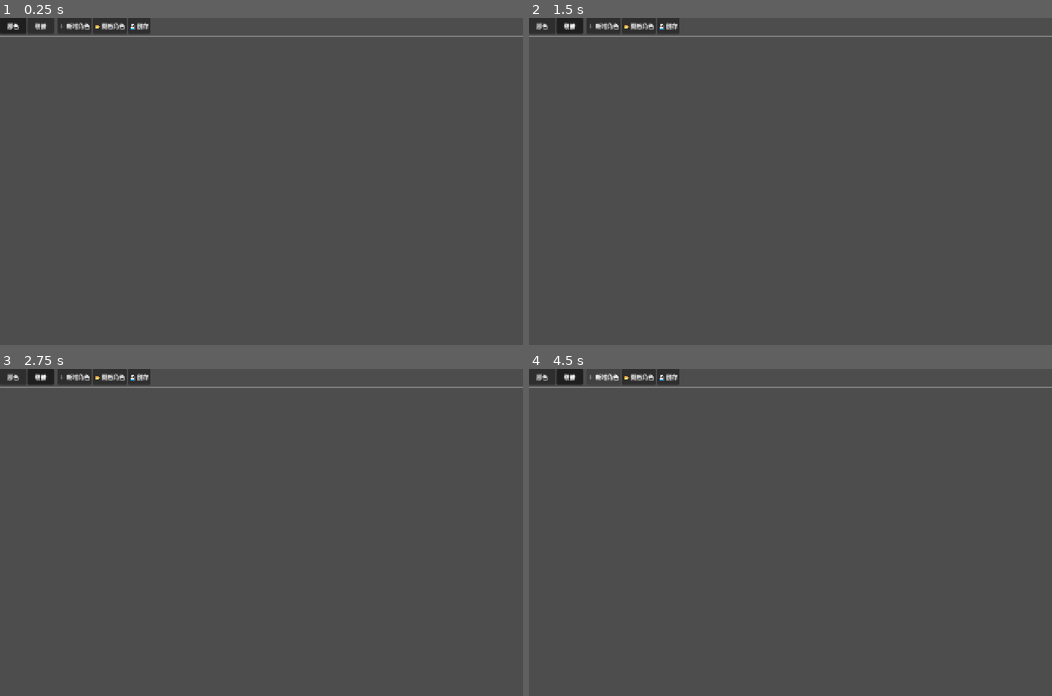
Above: before the commit, frames 1-4 (two rows, left to right).
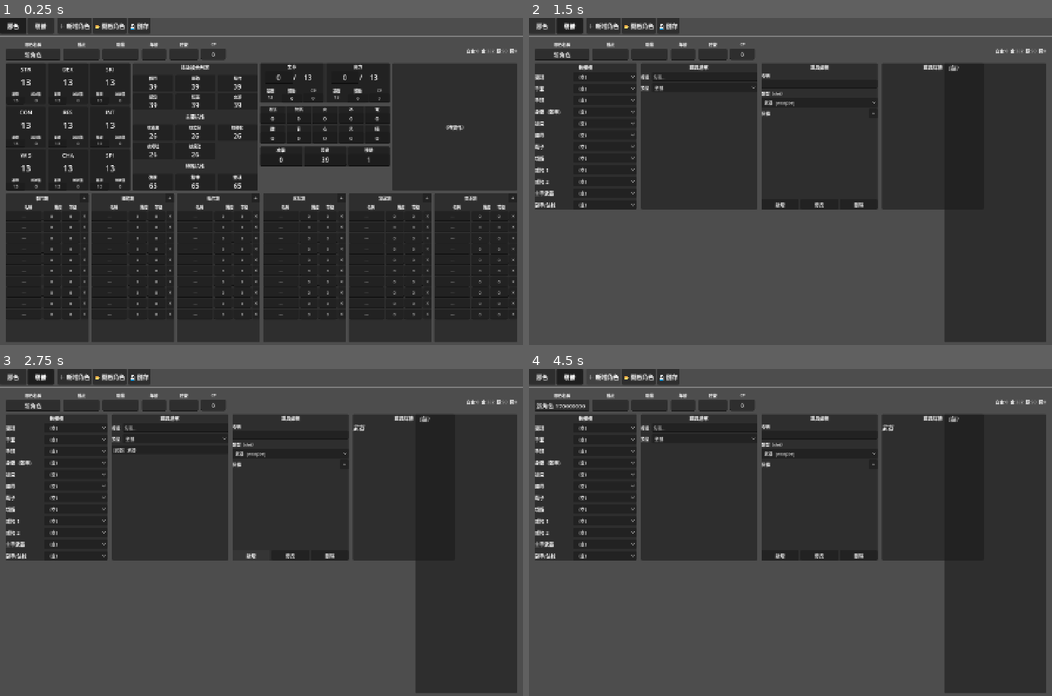
Above: after the commit, the same moments.

Repository: imo-ininder/trpg-sheet
Game: Godot game, scene res://scenes/MainScene.tscn
Same seed, same stepped clock (60 frames per second), same inputs: the game is played once before the commit and once after it.
Inputs (mouse positions are in pixels of both pictures, inside the frame that each line leads up to):
- Up to frame 1 (0.25 s): no input
- Up to frame 2 (1.5 s): click "腳色" at 0.5 s; click "裝備" at 1.25 s
- Up to frame 3 (2.75 s): click (251, 555) at 2 s, where only the run after the commit has a clickable "新增"
- Up to frame 4 (4.5 s): click (821, 555) at 2.75 s, where only the run after the commit has a clickable "修改"; click (858, 555) at 3.5 s, where only the run after the commit has a clickable "刪除"; click "＋ 新增角色" at 4.25 s

The runs differ from the first frame. In frame 1, 78% of the frame differs, in the area x 1-99%, y 7-99%; in frame 2, 51%; in frame 3, 51%; in frame 4, 51%.
Error before the commit: Parse Error: Function "_build_special_abilities_section()" not found in base self. (res://scripts/CharacterSheet.gd:87)

Commit message:
make item tab beautiful

Diff:
--- a/scripts/CharacterSheet.gd
+++ b/scripts/CharacterSheet.gd
@@ -58,7 +58,7 @@
 	_build_pages(root)
 
 var _page_char: VBoxContainer
-var _page_equip: VBoxContainer
+var _page_equip: HBoxContainer
 var _equip_tab_panel: EquipTabPanel
 var _special_abilities_label: RichTextLabel
 
@@ -69,8 +69,8 @@
 	_page_char.size_flags_vertical   = Control.SIZE_EXPAND_FILL
 	parent.add_child(_page_char)
 
-	_page_equip = VBoxContainer.new()
-	_page_equip.add_theme_constant_override("separation", 8)
+	_page_equip = HBoxContainer.new()
+	_page_equip.add_theme_constant_override("separation", 12)
 	_page_equip.size_flags_horizontal = Control.SIZE_EXPAND_FILL
 	_page_equip.size_flags_vertical   = Control.SIZE_EXPAND_FILL
 	_page_equip.visible = false
@@ -80,6 +80,7 @@
 	_build_skill_row(_page_char)
 
 	_equip_tab_panel = EquipTabPanel.new()
+	_equip_tab_panel.size_flags_horizontal = Control.SIZE_EXPAND_FILL
 	_equip_tab_panel.size_flags_vertical = Control.SIZE_EXPAND_FILL
 	_page_equip.add_child(_equip_tab_panel)
 	_equip_tab_panel.equip_changed.connect(_recompute)
@@ -862,6 +863,28 @@
 		# 初始化階段，先設定為需要的高度
 		scroll.custom_minimum_size.y = needed_height
 
+# ── 特殊能力區塊（右側垂直）─────────────────────
+func _build_special_abilities_section(parent: HBoxContainer) -> void:
+	var panel = _make_panel()
+	panel.custom_minimum_size.x = 280
+	panel.size_flags_vertical = Control.SIZE_EXPAND_FILL
+	parent.add_child(panel)
+
+	var vb = _panel_vbox(panel, "特殊能力")
+
+	var scroll = ScrollContainer.new()
+	scroll.size_flags_horizontal = Control.SIZE_EXPAND_FILL
+	scroll.size_flags_vertical = Control.SIZE_EXPAND_FILL
+	scroll.horizontal_scroll_mode = ScrollContainer.SCROLL_MODE_DISABLED
+	vb.add_child(scroll)
+
+	_special_abilities_label = RichTextLabel.new()
+	_special_abilities_label.bbcode_enabled = true
+	_special_abilities_label.fit_content = true
+	_special_abilities_label.size_flags_horizontal = Control.SIZE_EXPAND_FILL
+	_special_abilities_label.add_theme_font_size_override("normal_font_size", 12)
+	scroll.add_child(_special_abilities_label)
+
 # ── Stat Engine 整合 ──────────────────────────────
 ## 單一計算入口：flush → StatEngine.compute → _apply_stats
 func _recompute() -> void:
@@ -869,6 +892,7 @@
 	flush_to_data()
 	var stats := StatEngine.compute(_data)
 	_apply_stats(stats)
+	_update_special_abilities()
 
 ## 將 StatEngine 輸出寫入所有唯讀顯示元件
 func _apply_stats(stats: Dictionary) -> void:
@@ -897,6 +921,47 @@
 	if _soul_labels.has("精神"): _soul_labels["精神"].text = str(stats.get("spirit",    0))
 	if _soul_labels.has("靈魂"): _soul_labels["靈魂"].text = str(stats.get("soul",      0))
 
+## 更新特殊能力顯示（只顯示 affixes 描述，垂直列表）
+func _update_special_abilities() -> void:
+	if _data == null or _special_abilities_label == null:
+		return
+
+	var descriptions: Array = []
+
+	# 遍歷所有裝備槽
+	for slot in _data.equipment:
+		var item_id: String = _data.equipment[slot]
+		if item_id == "":
+			continue
+
+		# 找到對應道具
+		var item: Dictionary = {}
+		for it in _data.item_library:
+			if it.get("id", "") == item_id:
+				item = it
+				break
+
+		if item.is_empty():
+			continue
+
+		# 檢查每個 mod 是否為 special
+		for mod in item.get("mods", []):
+			var affix_id: String = mod.get("affix_id", "")
+			var cost: int = mod.get("cost", 0)
+
+			var affix := AffixLibrary.get_affix(affix_id)
+			if affix == null:
+				continue
+
+			if affix.is_special(cost):
+				var description := affix.get_description(cost)
+				descriptions.append(description)
+
+	# 組裝顯示文字（只顯示 description，垂直列表）
+	if descriptions.is_empty():
+		_special_abilities_label.text = "[color=gray][i]（無）[/i][/color]"
+	else:
+		_special_abilities_label.text = "\n\n".join(descriptions)
 
 # ── 資料載入 / 回寫 ───────────────────────────────
 func load_data(data: CharacterData) -> void:
--- a/scripts/ui/EquipTabPanel.gd
+++ b/scripts/ui/EquipTabPanel.gd
@@ -35,7 +35,7 @@
 # ── 建立 UI ───────────────────────────────────────
 func _build_ui() -> void:
 	var hbox = HBoxContainer.new()
-	hbox.add_theme_constant_override("separation", 8)
+	hbox.add_theme_constant_override("separation", 12)
 	hbox.size_flags_horizontal = Control.SIZE_EXPAND_FILL
 	hbox.size_flags_vertical   = Control.SIZE_EXPAND_FILL
 	add_child(hbox)
@@ -47,7 +47,7 @@
 # ── 左側：裝備槽 ──────────────────────────────────
 func _build_slots_panel(parent: HBoxContainer) -> void:
 	var panel = _make_panel()
-	panel.custom_minimum_size.x = 240
+	panel.custom_minimum_size.x = 280
 	panel.size_flags_vertical = Control.SIZE_EXPAND_FILL
 	parent.add_child(panel)
 	var vb = _panel_vbox(panel)
@@ -55,35 +55,31 @@
 	var title = _make_title("裝備槽")
 	vb.add_child(title)
 
-	var scroll = ScrollContainer.new()
-	scroll.size_flags_horizontal = Control.SIZE_EXPAND_FILL
-	scroll.size_flags_vertical   = Control.SIZE_EXPAND_FILL
-	scroll.horizontal_scroll_mode = ScrollContainer.SCROLL_MODE_DISABLED
-	vb.add_child(scroll)
-
+	# 直接放 VBoxContainer，不用 ScrollContainer
 	var slots_vb = VBoxContainer.new()
-	slots_vb.add_theme_constant_override("separation", 4)
+	slots_vb.add_theme_constant_override("separation", 6)
 	slots_vb.size_flags_horizontal = Control.SIZE_EXPAND_FILL
-	scroll.add_child(slots_vb)
+	slots_vb.size_flags_vertical = Control.SIZE_EXPAND_FILL
+	vb.add_child(slots_vb)
 
 	for equip_slot in CharacterData.EQUIP_SLOTS:
 		_build_slot_row(slots_vb, equip_slot)
 
 func _build_slot_row(parent: VBoxContainer, equip_slot: String) -> void:
 	var row = HBoxContainer.new()
-	row.add_theme_constant_override("separation", 4)
+	row.add_theme_constant_override("separation", 6)
 	row.size_flags_horizontal = Control.SIZE_EXPAND_FILL
 	parent.add_child(row)
 
 	var lbl = Label.new()
 	lbl.text = equip_slot
-	lbl.custom_minimum_size.x = 90
-	lbl.add_theme_font_size_override("font_size", 11)
+	lbl.custom_minimum_size.x = 100
+	lbl.add_theme_font_size_override("font_size", 13)
 	row.add_child(lbl)
 
 	var opt = OptionButton.new()
 	opt.size_flags_horizontal = Control.SIZE_EXPAND_FILL
-	opt.add_theme_font_size_override("font_size", 11)
+	opt.add_theme_font_size_override("font_size", 12)
 	opt.add_item("（空）")
 	_equip_slot_opts[equip_slot] = opt
 	opt.item_selected.connect(func(idx: int):
@@ -96,6 +92,7 @@
 # ── 中間：道具清單 ────────────────────────────────
 func _build_list_panel(parent: HBoxContainer) -> void:
 	var panel = _make_panel()
+	panel.custom_minimum_size.x = 320
 	panel.size_flags_horizontal = Control.SIZE_EXPAND_FILL
 	panel.size_flags_vertical   = Control.SIZE_EXPAND_FILL
 	parent.add_child(panel)
@@ -108,12 +105,12 @@
 	search_hb.size_flags_horizontal = Control.SIZE_EXPAND_FILL
 	vb.add_child(search_hb)
 	var slbl = Label.new(); slbl.text = "搜尋"
-	slbl.add_theme_font_size_override("font_size", 11)
+	slbl.add_theme_font_size_override("font_size", 12)
 	search_hb.add_child(slbl)
 	_item_search_edit = LineEdit.new()
 	_item_search_edit.placeholder_text = "名稱..."
 	_item_search_edit.size_flags_horizontal = Control.SIZE_EXPAND_FILL
-	_item_search_edit.add_theme_font_size_override("font_size", 11)
+	_item_search_edit.add_theme_font_size_override("font_size", 12)
 	_item_search_edit.text_changed.connect(func(_t): _refresh_item_list())
 	search_hb.add_child(_item_search_edit)
 
@@ -122,11 +119,11 @@
 	filter_hb.size_flags_horizontal = Control.SIZE_EXPAND_FILL
 	vb.add_child(filter_hb)
 	var flbl = Label.new(); flbl.text = "類型"
-	flbl.add_theme_font_size_override("font_size", 11)
+	flbl.add_theme_font_size_override("font_size", 12)
 	filter_hb.add_child(flbl)
 	_item_filter_slot_opt = OptionButton.new()
 	_item_filter_slot_opt.size_flags_horizontal = Control.SIZE_EXPAND_FILL
-	_item_filter_slot_opt.add_theme_font_size_override("font_size", 11)
+	_item_filter_slot_opt.add_theme_font_size_override("font_size", 12)
 	_item_filter_slot_opt.add_item("全部")
 	for key in ItemSlots.all_keys():
 		_item_filter_slot_opt.add_item(ItemSlots.label(key))
@@ -143,17 +140,10 @@
 	_item_list_vb.size_flags_horizontal = Control.SIZE_EXPAND_FILL
 	scroll.add_child(_item_list_vb)
 
-	var new_btn = Button.new()
-	new_btn.text = "+ 新增道具"
-	new_btn.size_flags_horizontal = Control.SIZE_EXPAND_FILL
-	new_btn.add_theme_font_size_override("font_size", 12)
-	new_btn.pressed.connect(_new_item)
-	vb.add_child(new_btn)
-
 # ── 右側：道具編輯 ────────────────────────────────
 func _build_editor_panel(parent: HBoxContainer) -> void:
 	var panel = _make_panel()
-	panel.custom_minimum_size.x = 280
+	panel.custom_minimum_size.x = 320
 	panel.size_flags_vertical = Control.SIZE_EXPAND_FILL
 	parent.add_child(panel)
 	var vb = _panel_vbox(panel)
@@ -169,10 +159,11 @@
 	vb.add_child(_small_label("類型（slot）"))
 	_item_slot_opt = OptionButton.new()
 	_item_slot_opt.size_flags_horizontal = Control.SIZE_EXPAND_FILL
-	_item_slot_opt.add_theme_font_size_override("font_size", 11)
-	_item_slot_opt.add_item("（未指定）")
+	_item_slot_opt.add_theme_font_size_override("font_size", 12)
 	for key in ItemSlots.all_keys():
 		_item_slot_opt.add_item(ItemSlots.label(key) + "  [%s]" % key)
+	# 預設選擇第一個（武器）
+	_item_slot_opt.selected = 0
 	# slot 改變時：清空已有 mod 欄位（affix 可選清單會跟著變）
 	_item_slot_opt.item_selected.connect(func(_i): _clear_mod_rows())
 	vb.add_child(_item_slot_opt)
@@ -192,36 +183,53 @@
 	add_mod_btn.pressed.connect(func(): _add_mod_row(null))
 	mods_header.add_child(add_mod_btn)
 
+	var scroll = ScrollContainer.new()
+	scroll.size_flags_horizontal = Control.SIZE_EXPAND_FILL
+	scroll.size_flags_vertical = Control.SIZE_EXPAND_FILL
+	scroll.horizontal_scroll_mode = ScrollContainer.SCROLL_MODE_DISABLED
+	vb.add_child(scroll)
+
 	_item_mods_vb = VBoxContainer.new()
-	_item_mods_vb.add_theme_constant_override("separation", 3)
+	_item_mods_vb.add_theme_constant_override("separation", 4)
 	_item_mods_vb.size_flags_horizontal = Control.SIZE_EXPAND_FILL
-	vb.add_child(_item_mods_vb)
-
-	var spacer = Control.new()
-	spacer.size_flags_vertical = Control.SIZE_EXPAND_FILL
-	vb.add_child(spacer)
+	scroll.add_child(_item_mods_vb)
+
+	# 按鈕列：並排
+	var btn_row = HBoxContainer.new()
+	btn_row.add_theme_constant_override("separation", 6)
+	btn_row.size_flags_horizontal = Control.SIZE_EXPAND_FILL
+	vb.add_child(btn_row)
+
+	var new_btn = Button.new()
+	new_btn.text = "新增"
+	new_btn.size_flags_horizontal = Control.SIZE_EXPAND_FILL
+	new_btn.add_theme_font_size_override("font_size", 13)
+	new_btn.pressed.connect(_create_new_item)
+	btn_row.add_child(new_btn)
 
 	var save_btn = Button.new()
-	save_btn.text = "儲存"
+	save_btn.text = "修改"
 	save_btn.size_flags_horizontal = Control.SIZE_EXPAND_FILL
+	save_btn.add_theme_font_size_override("font_size", 13)
 	save_btn.pressed.connect(_save_item)
-	vb.add_child(save_btn)
+	btn_row.add_child(save_btn)
 
 	var del_btn = Button.new()
-	del_btn.text = "刪除道具"
+	del_btn.text = "刪除"
 	del_btn.size_flags_horizontal = Control.SIZE_EXPAND_FILL
+	del_btn.add_theme_font_size_override("font_size", 13)
 	del_btn.pressed.connect(_delete_item)
-	vb.add_child(del_btn)
-
-# ── 右側：道具檢視 ────────────────────────────────
+	btn_row.add_child(del_btn)
+
+# ── 最右側：道具檢視（垂直顯示所有 stat）────────────
 func _build_viewer_panel(parent: HBoxContainer) -> void:
 	var panel = _make_panel()
-	panel.custom_minimum_size.x = 240
+	panel.custom_minimum_size.x = 280
 	panel.size_flags_vertical = Control.SIZE_EXPAND_FILL
 	parent.add_child(panel)
 	var vb = _panel_vbox(panel)
 
-	vb.add_child(_make_title("道具檢視"))
+	vb.add_child(_make_title("道具詳情"))
 
 	var scroll = ScrollContainer.new()
 	scroll.size_flags_horizontal = Control.SIZE_EXPAND_FILL
@@ -233,7 +241,7 @@
 	_item_viewer_label.bbcode_enabled = true
 	_item_viewer_label.fit_content = true
 	_item_viewer_label.size_flags_horizontal = Control.SIZE_EXPAND_FILL
-	_item_viewer_label.add_theme_font_size_override("normal_font_size", 11)
+	_item_viewer_label.add_theme_font_size_override("normal_font_size", 12)
 	scroll.add_child(_item_viewer_label)
 
 # ── Mod 列（affix OptionButton + tier OptionButton + ✕）──
@@ -247,12 +255,12 @@
 
 	var affix_opt = OptionButton.new()
 	affix_opt.size_flags_horizontal = Control.SIZE_EXPAND_FILL
-	affix_opt.add_theme_font_size_override("font_size", 11)
+	affix_opt.add_theme_font_size_override("font_size", 12)
 	row.add_child(affix_opt)
 
 	var tier_opt = OptionButton.new()
 	tier_opt.custom_minimum_size.x = 60
-	tier_opt.add_theme_font_size_override("font_size", 10)
+	tier_opt.add_theme_font_size_override("font_size", 11)
 	row.add_child(tier_opt)
 
 	var row_entry = { "affix_opt": affix_opt, "tier_opt": tier_opt, "row": row }
@@ -385,17 +393,17 @@
 			if tier_idx < 0 or tier_idx >= costs.size(): continue
 			var cost: int = costs[tier_idx]
 			var description: String = affix.get_description(cost)
-			lines.append("[b]+%d %s[/b]\n%s" % [cost, affix.affix_name, description])
-	_item_viewer_label.text = "\n".join(lines)
+			lines.append("%s" % description)
+	_item_viewer_label.text = "\n\n".join(lines)
 
 ## 從已儲存的 item dict 更新道具檢視（inventory 選取時使用）
 func _show_item_in_viewer(item: Dictionary) -> void:
 	if _item_viewer_label == null: return
-	var iname: String = item.get("name", "（未命名）")
+	var display_name: String = _item_display_name(item)
 	var slot_key: String = item.get("slot", "")
 	var slot_text := ItemSlots.label(slot_key) if slot_key != "" else "（未指定）"
 	var lines: Array = []
-	lines.append("[b]%s[/b]" % iname)
+	lines.append("[b]%s[/b]" % display_name)
 	lines.append("[i]%s[/i]" % slot_text)
 	var mods: Array = item.get("mods", [])
 	if not mods.is_empty():
@@ -409,11 +417,11 @@
 				lines.append(affix_id + "（未知）")
 				continue
 			var description: String = affix.get_description(cost)
-			lines.append("[b]+%d %s[/b]\n%s" % [cost, affix.affix_name, description])
-	_item_viewer_label.text = "\n".join(lines)
+			lines.append("%s" % description)
+	_item_viewer_label.text = "\n\n".join(lines)
 
 func _current_slot_key() -> String:
-	if _item_slot_opt == null or _item_slot_opt.selected <= 0: return ""
+	if _item_slot_opt == null or _item_slot_opt.selected < 0: return ""
 	var label_with_key = _item_slot_opt.get_item_text(_item_slot_opt.selected)
 	# 格式 "武器  [weapon]"，取括號內的 key
 	var re = RegEx.new()
@@ -430,24 +438,54 @@
 # ── 邏輯 ──────────────────────────────────────────
 func _refresh_equip_slots() -> void:
 	if _data == null: return
+
+	# 收集所有已裝備的 item_id（用於排除重複裝備）
+	var equipped_ids: Array = []
+	for slot in CharacterData.EQUIP_SLOTS:
+		var item_id: String = _data.equipment.get(slot, "")
+		if item_id != "":
+			equipped_ids.append(item_id)
+
 	for equip_slot in CharacterData.EQUIP_SLOTS:
 		if not _equip_slot_opts.has(equip_slot): continue
 		var opt: OptionButton = _equip_slot_opts[equip_slot]
 		opt.clear()
 		opt.add_item("（空）")
 		opt.set_item_metadata(0, "")
+
+		# 取得當前槽位已裝備的 item_id
+		var current_equipped_id: String = _data.equipment.get(equip_slot, "")
+
 		for item in _data.item_library:
+			var item_id: String = item.get("id", "")
+			var item_slot: String = item.get("slot", "")
+
+			# 檢查 1: 物品的 slot 必須與裝備槽位匹配
+			if not _slot_matches(item_slot, equip_slot):
+				continue
+
+			# 檢查 2: 物品不能已經裝在其他槽位（除非是當前槽位）
+			if item_id in equipped_ids and item_id != current_equipped_id:
+				continue
+
 			var idx := opt.item_count
-			opt.add_item(item.get("name", "（無名）"))
-			opt.set_item_metadata(idx, item.get("id", ""))
+			opt.add_item(_item_display_name(item))
+			opt.set_item_metadata(idx, item_id)
+
 		# 以 id 對齊目前裝備
-		var equipped_id: String = _data.equipment.get(equip_slot, "")
 		opt.selected = 0
-		if equipped_id != "":
+		if current_equipped_id != "":
 			for i in range(1, opt.item_count):
-				if str(opt.get_item_metadata(i)) == equipped_id:
+				if str(opt.get_item_metadata(i)) == current_equipped_id:
 					opt.selected = i
 					break
+
+## 檢查物品 slot 是否能裝在指定的裝備槽位
+func _slot_matches(item_slot: String, equip_slot: String) -> bool:
+	# 使用 ItemSlots 查詢：item_slot（如 "weapon"）對應的 equip_slots（如 ["主手武器"]）
+	# 是否包含 equip_slot（如 "主手武器"）
+	var valid_equip_slots: Array = ItemSlots.equip_slots(item_slot)
+	return equip_slot in valid_equip_slots
 
 func _refresh_item_list() -> void:
 	if _data == null or _item_list_vb == null: return
@@ -460,18 +498,18 @@
 
 	for i in _data.item_library.size():
 		var item: Dictionary = _data.item_library[i]
-		var iname: String = item.get("name", "")
-		if search != "" and not iname.to_lower().contains(search): continue
+		var display_name: String = _item_display_name(item)
+		if search != "" and not display_name.to_lower().contains(search): continue
 		if slot_filter_label != "":
 			var ikey: String = item.get("slot", "")
 			if ItemSlots.label(ikey) != slot_filter_label: continue
 
 		var btn = Button.new()
 		var slot_lbl := ItemSlots.label(item.get("slot","")) if item.get("slot","") != "" else "?"
-		btn.text = "[%s]  %s" % [slot_lbl, iname if iname != "" else "（未命名）"]
+		btn.text = "[%s]  %s" % [slot_lbl, display_name]
 		btn.size_flags_horizontal = Control.SIZE_EXPAND_FILL
 		btn.alignment = HORIZONTAL_ALIGNMENT_LEFT
-		btn.add_theme_font_size_override("font_size", 11)
+		btn.add_theme_font_size_override("font_size", 12)
 		btn.pressed.connect(func(): _select_item(i))
 		_item_list_vb.add_child(btn)
 
@@ -482,10 +520,10 @@
 
 	_item_name_edit.text = item.get("name", "")
 
-	# slot opt
+	# slot opt（沒有「未指定」了，從 0 開始搜尋）
 	var slot_key: String = item.get("slot", "")
 	_item_slot_opt.selected = 0
-	for i in range(1, _item_slot_opt.item_count):
+	for i in range(_item_slot_opt.item_count):
 		if ("  [%s]" % slot_key) in _item_slot_opt.get_item_text(i):
 			_item_slot_opt.selected = i
 			break
@@ -498,12 +536,22 @@
 func _generate_id() -> String:
 	return "item_%d_%d" % [Time.get_ticks_usec(), randi()]
 
-func _save_item() -> void:
+## 計算道具的顯示名稱：name (+總 cost)
+func _item_display_name(item: Dictionary) -> String:
+	var base_name: String = item.get("name", "（未命名）")
+	var total_cost := 0
+	for mod in item.get("mods", []):
+		total_cost += mod.get("cost", 0)
+	if total_cost > 0:
+		return "%s (+%d)" % [base_name, total_cost]
+	return base_name
+
+## 新增道具：從編輯器建立新道具並加入 item_library
+func _create_new_item() -> void:
 	if _data == null: return
 
 	var slot_key := _current_slot_key()
 	var mods: Array = []
-	var total_cost := 0
 	for entry in _item_mod_rows:
 		var tier_opt: OptionButton = entry["tier_opt"]
 		var affix := _affix_from_entry(entry)
@@ -512,43 +560,70 @@
 		var costs := affix.get_all_costs()
 		if tier_idx >= 0 and tier_idx < costs.size():
 			var cost: int = costs[tier_idx]
-			total_cost += cost
 			mods.append({"affix_id": affix.id, "cost": cost})
 
-	# 名稱為空時自動產生：+{total cost} {slot label}
+	# 名稱：只儲存使用者輸入的部分，不帶 +N
 	var iname := _item_name_edit.text.strip_edges()
 	if iname == "":
-		var type_label := ItemSlots.label(slot_key) if slot_key != "" else "Item"
-		iname = "+%d %s" % [total_cost, type_label]
-
-	# 保留既有 id，新道具才產生
-	var existing_id := ""
-	if _selected_item_index >= 0 and _selected_item_index < _data.item_library.size():
-		existing_id = _data.item_library[_selected_item_index].get("id", "")
-	var item_id := existing_id if existing_id != "" else _generate_id()
-
+		var type_label := ItemSlots.label(slot_key) if slot_key != "" else "道具"
+		iname = type_label
+
+	var item_id := _generate_id()
 	var item := { "id": item_id, "name": iname, "slot": slot_key, "mods": mods }
-	if _selected_item_index >= 0 and _selected_item_index < _data.item_library.size():
-		_data.item_library[_selected_item_index] = item
-	else:
-		_data.item_library.append(item)
-		_selected_item_index = _data.item_library.size() - 1
+	_data.item_library.append(item)
+	_selected_item_index = _data.item_library.size() - 1
+
+	# 新增完成後重置編輯器
+	_clear_editor()
 
 	_refresh_item_list()
 	_refresh_equip_slots()
 	equip_changed.emit()
 
-func _new_item() -> void:
+## 儲存修改：更新當前選中道具的 mods
+func _save_item() -> void:
+	if _data == null or _selected_item_index < 0 or _selected_item_index >= _data.item_library.size():
+		return
+
+	var slot_key := _current_slot_key()
+	var mods: Array = []
+	for entry in _item_mod_rows:
+		var tier_opt: OptionButton = entry["tier_opt"]
+		var affix := _affix_from_entry(entry)
+		if affix == null: continue
+		var tier_idx := tier_opt.selected
+		var costs := affix.get_all_costs()
+		if tier_idx >= 0 and tier_idx < costs.size():
+			var cost: int = costs[tier_idx]
+			mods.append({"affix_id": affix.id, "cost": cost})
+
+	# 名稱：只儲存使用者輸入的部分，不帶 +N
+	var iname := _item_name_edit.text.strip_edges()
+	if iname == "":
+		var type_label := ItemSlots.label(slot_key) if slot_key != "" else "道具"
+		iname = type_label
+
+	# 保留既有 id
+	var existing_id: String = _data.item_library[_selected_item_index].get("id", "")
+	var item := { "id": existing_id, "name": iname, "slot": slot_key, "mods": mods }
+	_data.item_library[_selected_item_index] = item
+
+	_refresh_item_list()
+	_refresh_equip_slots()
+	equip_changed.emit()
+
+## 重置編輯器到初始狀態
+func _clear_editor() -> void:
 	_selected_item_index = -1
 	if _item_name_edit: _item_name_edit.text = ""
-	if _item_slot_opt:  _item_slot_opt.selected = 0
+	if _item_slot_opt:  _item_slot_opt.selected = 0  # 重置為第一個（武器）
 	_clear_mod_rows()
+	_update_viewer()  # 清空檢視面板
 
 func _delete_item() -> void:
 	if _data == null or _selected_item_index < 0: return
 	_data.item_library.remove_at(_selected_item_index)
-	_selected_item_index = -1
-	_new_item()
+	_clear_editor()
 	_refresh_item_list()
 	_refresh_equip_slots()
 	equip_changed.emit()
Binary file added: tools/affixes_source.所需加值兌換.translation
Binary file added: tools/affixes_source.效果.translation
Binary file added: tools/affixes_source.部位.translation
